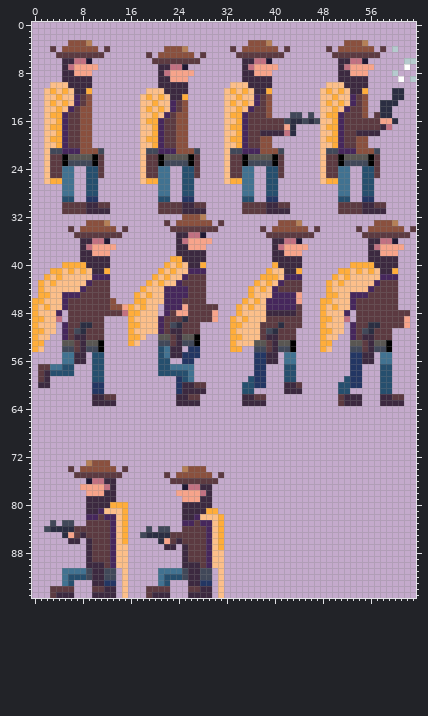
Sprite sheet -- ludum_dare_41/characters/player/player.png. This is how it looked before the edit.
The file is 64x96 pixels.
Once edited:
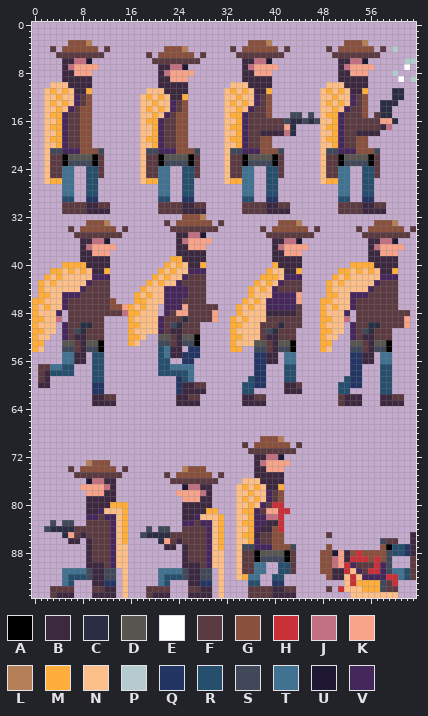
Palette (. is transparent): A #000000  B #3c2940  C #2b2e42  D #595652  E #ffffff  F #5c3a41  G #8a503e  H #c93038  J #c27182  K #f7a48b  L #b58057  M #ffad3b  N #fcbf8a  P #b6cbcf  Q #233663  R #264f6e  S #414859  T #417291  U #1f1833  V #46275c
Diff:
@@ x 32..63 @@
 68 ................................
-69 ................................
-70 ................................
-71 ................................
-72 ................................
-73 ................................
-74 ................................
-75 ................................
-76 ................................
-77 ................................
-78 ................................
-79 ................................
-80 ................................
-81 ................................
-82 ................................
-83 ................................
-84 ................................
-85 ................................
-86 ................................
-87 ................................
-88 ................................
-89 ................................
-90 ................................
-91 ................................
-92 ................................
-93 ................................
-94 ................................
-95 ................................
+69 ......GGGL......................
+70 ...F.GGGGGG.F...................
+71 ....FFFFFFFF....................
+72 .....BBJJU......................
+73 .....BJKKKK.....................
+74 .....BBKKK......................
+75 .....BBBBB......................
+76 ...NNNBBBB......................
+77 ..NMNMNBBM......................
+78 ..NNMNNVFG......................
+79 ..NMNMNVFG......................
+80 ..NNMNVFHH......................
+81 ..NMMVFKKHH.....................
+82 ..NNMVVJJH......................
+83 ..NMMVVBBH......................
+84 ..NNMVBBGH......................
+85 ..NMMBFFGG.......F.............B
+86 ..NNMVFFGG................SFF..B
+87 ..NSSVVVGGGS.....G........GARRQB
+88 ..NFFADDDDAF....GGUKBGHGGGGSRRQB
+89 ..NFFASSSSAF....GGJKBHHHGHGS...F
+90 ..NFFTT..RRF....GGJKHVFFFHVS...F
+91 ..NFFTT..RRF....GGBBHNVFHHVSTTRF
+92 ..NMTT..RR.......GBBNHNVVVVHHTRF
+93 ....RR..QQ..........NHMMMMSFH...
+94 ....FFFFBBFF.....F.HNNNMMMSFF...
+95 ....FFFFBBBB.........NNNNNNNN...
Pixel boxes of the changes (left, top, right, bottom) in both pictures:
added: (236, 436, 302, 598)
added: (320, 532, 416, 598)
